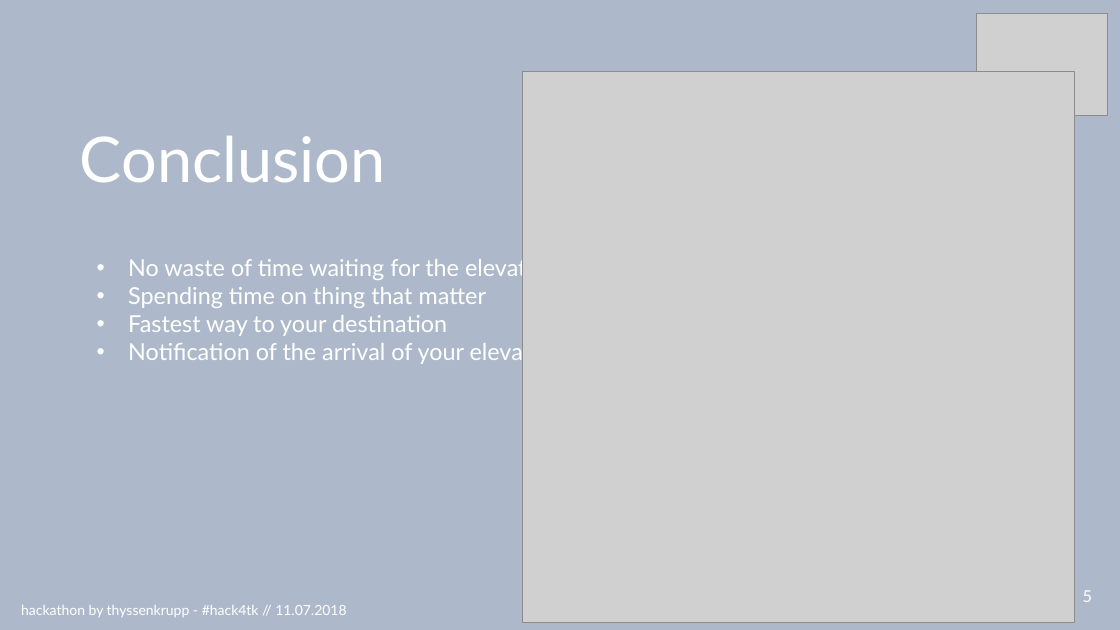
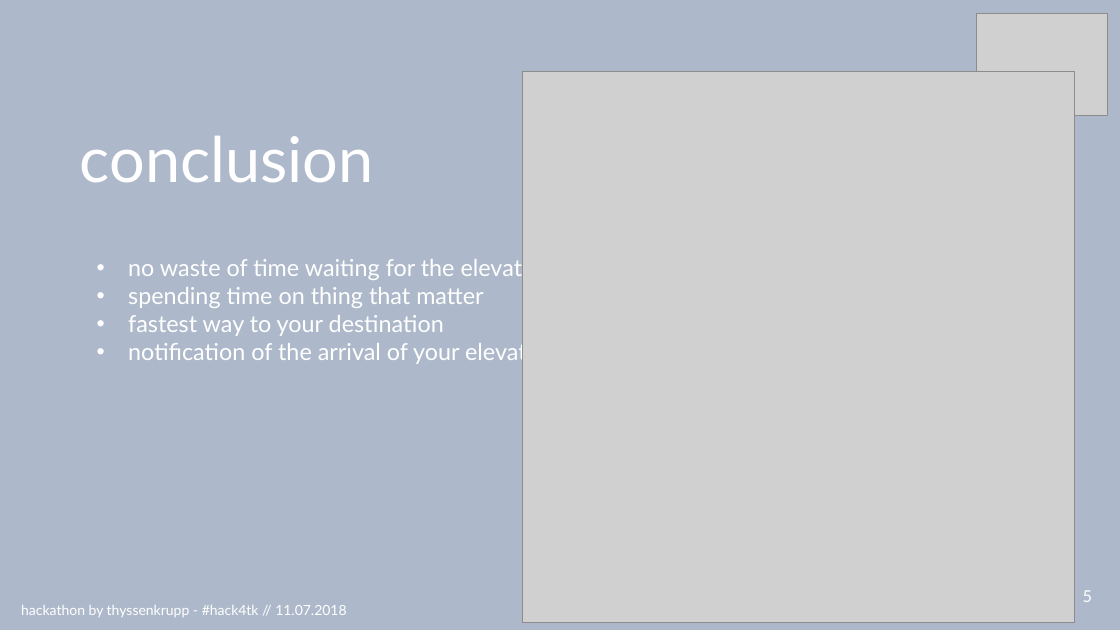
Before and after one commit to RBEGamer/HACK4TK_HACKATHON_2018, a slide deck: slide 7 of presentationHack4tk.pptx. Drawn at 1120x630 pixels with LibreOffice and Linux fonts; fonts in the diff are those of the drawing; grey boxes stand for pictures. Boxes give left, top, right and bottom in pixels: in the first picture for what was removed or moved away, otherwise in the second. Text is boxed around its words. In the diff, an @@ line names an element or a change of style, - is before the commit and + after.

```diff
--- a/presentationHack4tk.pptx
+++ b/presentationHack4tk.pptx
@@ text at (80,136,374,182): text changed @@
-Conclusion
+conclusion
@@ text at (128,255,548,366): text changed @@
-• No waste of time waiting for the elevator
-• Spending time on thing that matter
-• Fastest way to your destination
-• Notification of the arrival of your elevator
+• no waste of time waiting for the elevator
+• spending time on thing that matter
+• fastest way to your destination
+• notification of the arrival of your elevator
```
Also in this commit, not shown: 7 other slides changed.
